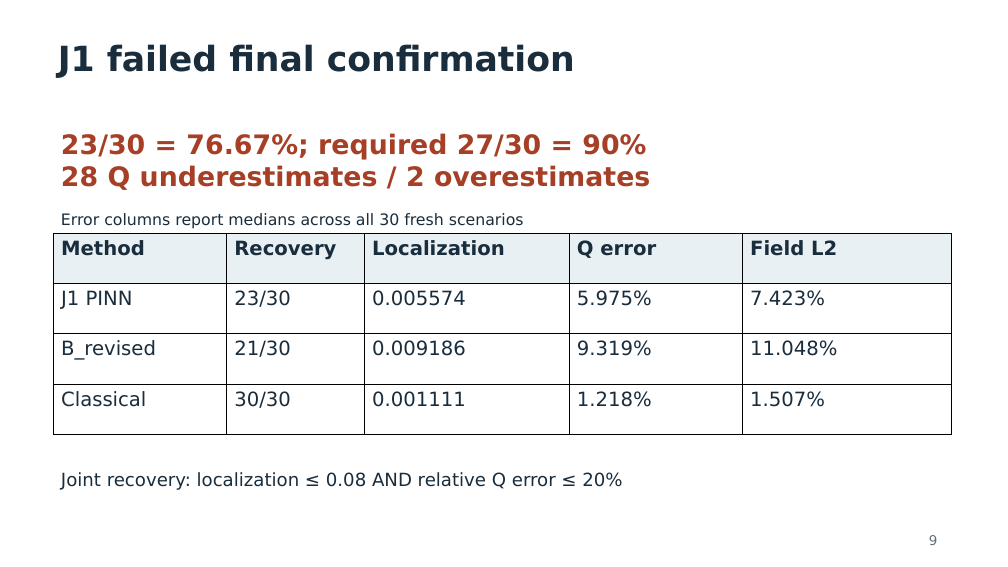
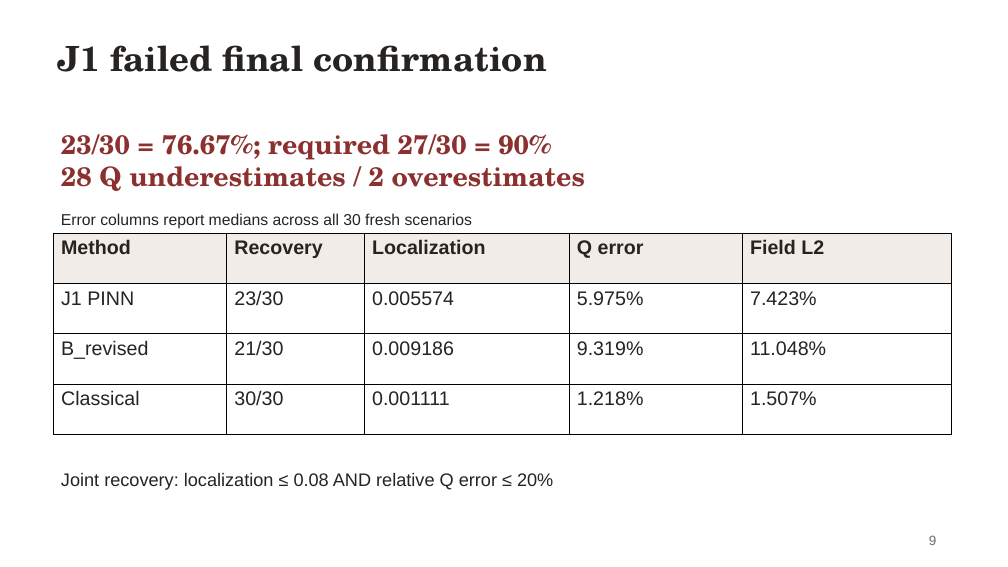
Before and after one commit to hadisaidyn/InverPINN, a slide deck: slide 9 of presentation/InverPINN_Presentation.pptx. Drawn at 1008x567 pixels with LibreOffice and Linux fonts; fonts in the diff are those of the drawing. Boxes give left, top, right and bottom in pixels: in the first picture for what was removed or moved away, otherwise in the second. Text is boxed around its words. In the diff, an @@ line names an element or a change of style, - is before the commit and + after.

```diff
--- a/presentation/InverPINN_Presentation.pptx
+++ b/presentation/InverPINN_Presentation.pptx
@@ text "J1 failed final confirmation" at [58,45,547,72]: font DejaVu Sans to TeX Gyre Schola, text colour #192D3D to #262321 @@
@@ text "23/30 = 76.67%; required 27/30 ..." at [61,134,585,191]: font DejaVu Sans to TeX Gyre Schola, text colour #A63F26 to #8C302F @@
@@ text "Error columns report medians across ..." at [61,213,472,229]: font DejaVu Sans to Arial, text colour #192D3D to #262321 @@
@@ table at [54,233,951,435] @@
@@ fill #E8F0F3 to #F2ECE8 in row 1 @@
@@ font DejaVu Sans to Arial, text colour #192D3D to #262321 @@
@@ text "Joint recovery: localization ≤ 0.08 ..." at [61,473,553,490]: font DejaVu Sans to Arial, text colour #192D3D to #262321 @@
@@ text "9" at [929,535,936,545]: font DejaVu Sans to Arial, text colour #61717B to #716A65 @@
```
Also in this commit, not shown: 9 other slides changed, 10 other files.
